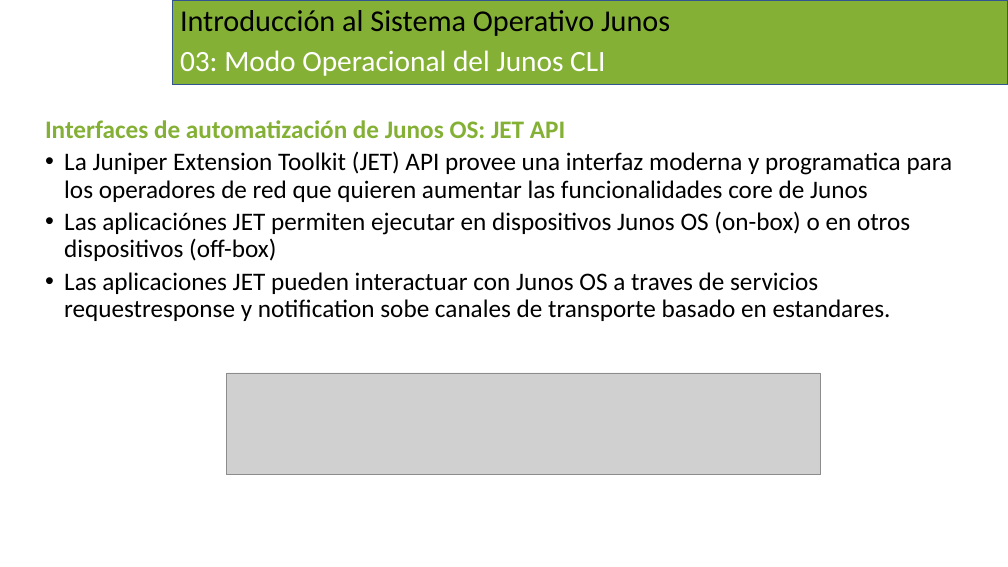
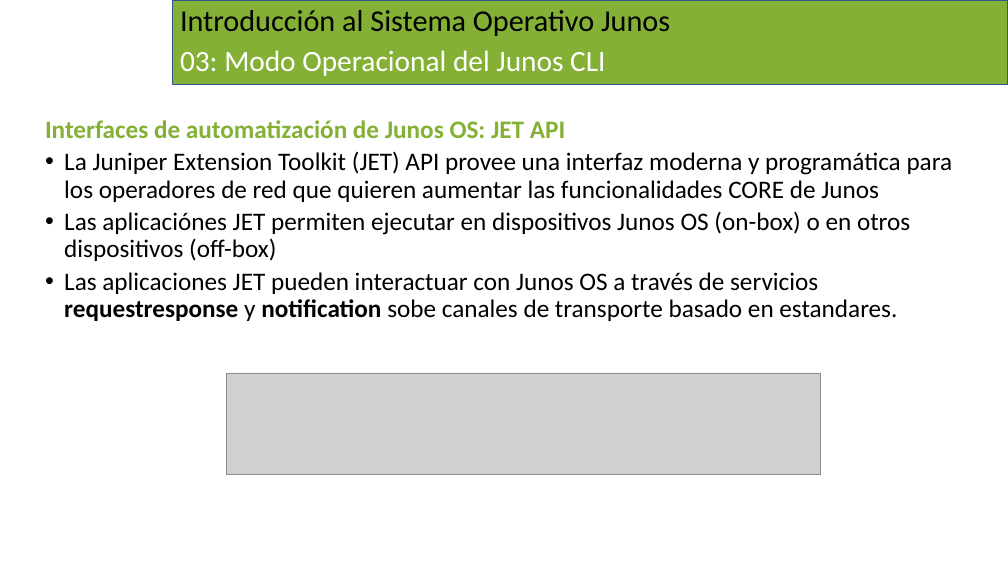
Before and after one commit to CarlosLRamirez/Introduccion-A-Junos-Curso-2022, a slide deck: slide 7 of ppts/Intro to Junos OS - Modulo 3.pptx. Drawn at 1008x567 pixels with LibreOffice and Linux fonts; fonts in the diff are those of the drawing; grey boxes stand for pictures; background and template pictures are left out. Boxes give left, top, right and bottom in pixels: in the first picture for what was removed or moved away, otherwise in the second. Text is boxed around its words. In the diff, an @@ line names an element or a change of style, - is before the commit and + after.

Commit message:
update ppt mod4 y mod5

```diff
--- a/ppts/Intro to Junos OS - Modulo 3.pptx
+++ b/ppts/Intro to Junos OS - Modulo 3.pptx
@@ text at [64, 151, 953, 202]: text changed @@
-  • La Juniper Extension Toolkit (JET) API provee una interfaz moderna y programatica para los operadores de red que quieren aumentar las funcionalidades core de Junos
+  • La Juniper Extension Toolkit (JET) API provee una interfaz moderna y programática para los operadores de red que quieren aumentar las funcionalidades CORE de Junos
@@ text at [64, 272, 897, 321]: text changed @@
-  • Las aplicaciones JET pueden interactuar con Junos OS a traves de servicios requestresponse y notification sobe canales de transporte basado en estandares.
+  • Las aplicaciones JET pueden interactuar con Junos OS a través de servicios requestresponse y notification sobe canales de transporte basado en estandares.
```
Also in this commit, not shown: 7 other slides changed, 2 other files.
